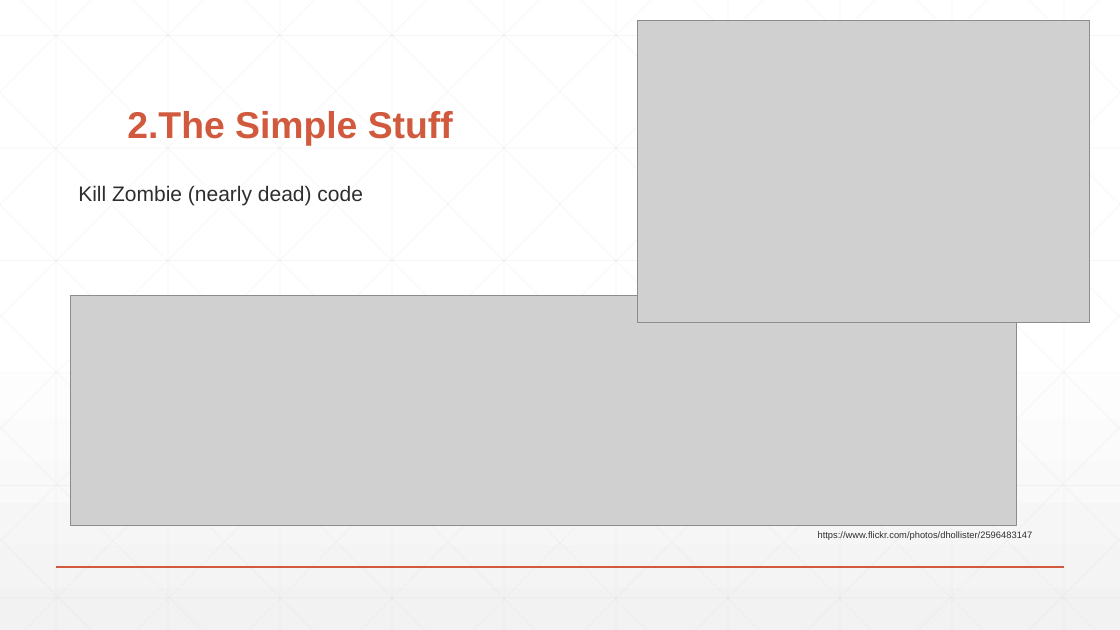
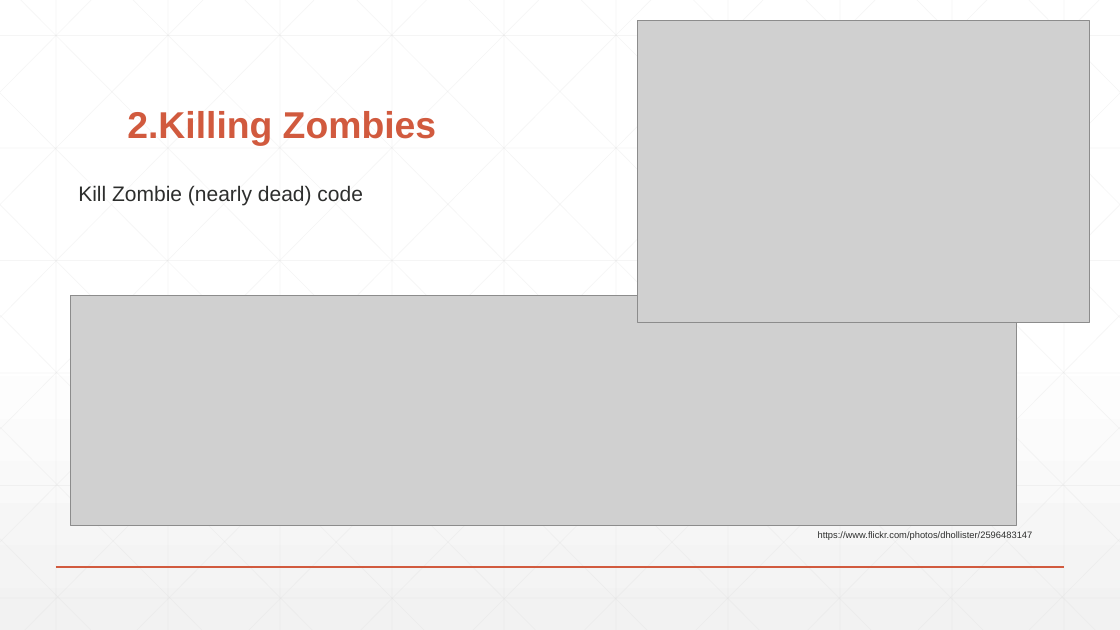
Before and after one commit to djhmateer/Refactoring, a slide deck: slide 10 of Presentation1.pptx. Drawn at 1120x630 pixels with LibreOffice and Linux fonts; fonts in the diff are those of the drawing; grey boxes stand for pictures. Boxes give left, top, right and bottom in pixels: in the first picture for what was removed or moved away, otherwise in the second. Text is boxed around its words. In the diff, an @@ line names an element or a change of style, - is before the commit and + after.

```diff
--- a/Presentation1.pptx
+++ b/Presentation1.pptx
@@ title at (127, 111, 436, 146): text changed @@
-2.The Simple Stuff
+2.Killing Zombies
```
Also in this commit, not shown: 5 other slides changed, 7 slides added, 2 slides removed, 1 other file.
